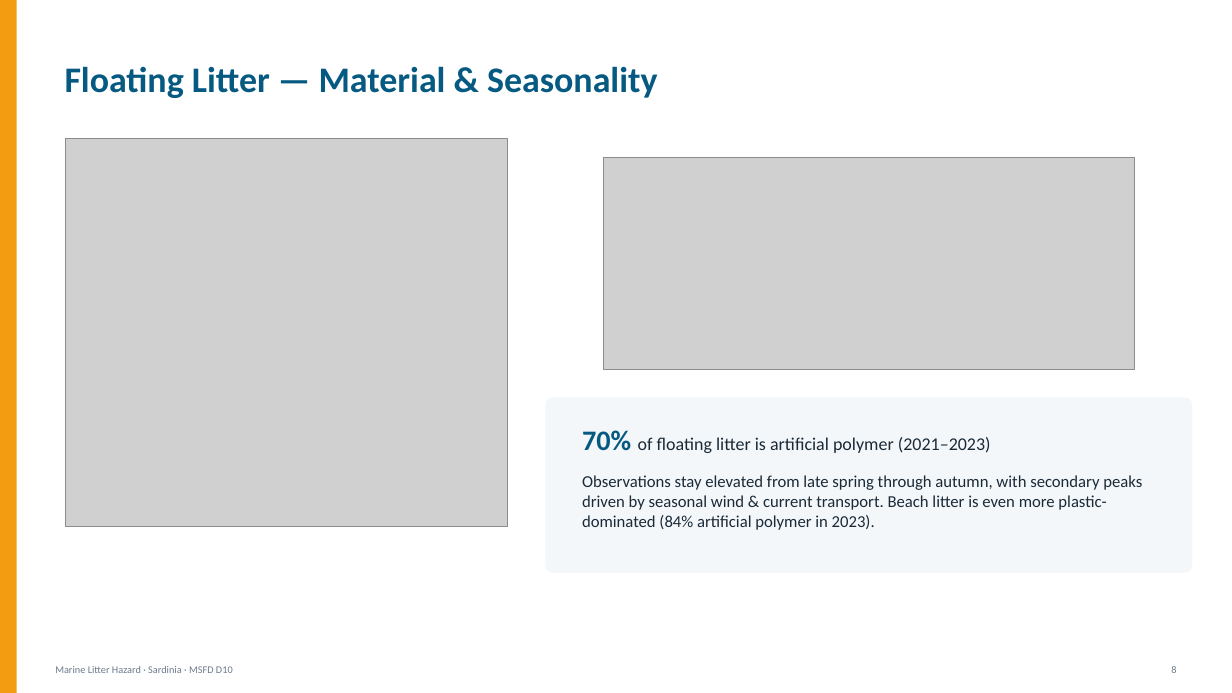
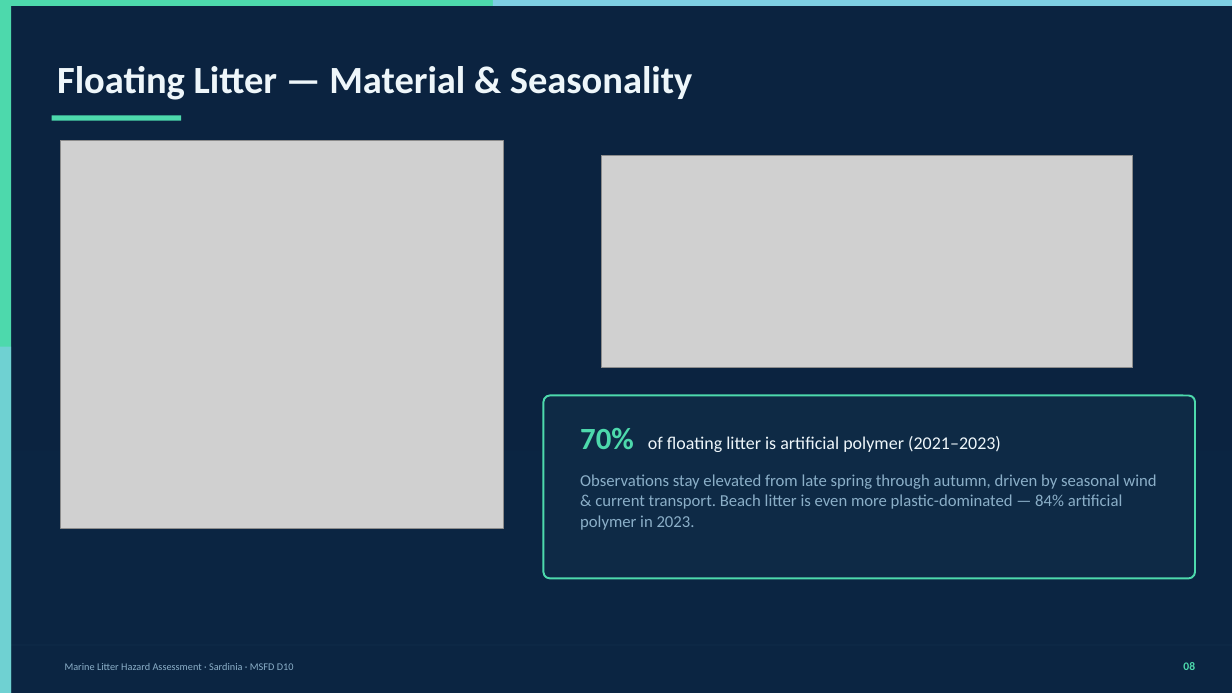
Before and after one commit to daniele22-u/hhe-labsardinia, a slide deck: slide 9 of Marine_Litter_Hazard_Sardinia.pptx. Drawn at 1232x693 pixels with LibreOffice and Linux fonts; fonts in the diff are those of the drawing; grey boxes stand for pictures. Boxes give left, top, right and bottom in pixels: in the first picture for what was removed or moved away, otherwise in the second. Text is boxed around its words. In the diff, an @@ line names an element or a change of style, - is before the commit and + after.

```diff
--- a/Marine_Litter_Hazard_Sardinia.pptx
+++ b/Marine_Litter_Hazard_Sardinia.pptx
@@ background #FFFFFF to #0B2340 @@
@@ rectangle: place and size @@
-rectangle at box(0, 0, 17, 693)
+rectangle at box(0, 6, 11, 693)
@@ rectangle at box(0, 6, 11, 693): fill #F39C12 to #4DD9AC @@
@@ rectangle added at box(0, 0, 1232, 6), fill #4DD9AC @@
@@ rectangle added at box(493, 0, 1232, 6), fill #7ECEE3 @@
@@ text "Floating Litter — Material & ...": place and size @@
-text "Floating Litter — Material & ..." at box(65, 66, 657, 98)
+text "Floating Litter — Material & ..." at box(57, 66, 693, 100)
@@ text "Floating Litter — Material & ..." at box(57, 66, 693, 100): size 28 to 30 pt, text colour #065A82 to #EEF6FA @@
@@ rectangle added at box(52, 116, 181, 121), fill #4DD9AC @@
@@ picture: place and size @@
-picture at box(66, 139, 508, 527)
+picture at box(61, 140, 504, 529)
@@ rectangle added at box(0, 347, 11, 693), fill #7ECEE3 at 70% opacity @@
@@ rounded rectangle: place and size @@
-rounded rectangle at box(545, 397, 1192, 573)
+rounded rectangle at box(543, 396, 1195, 579)
@@ rounded rectangle at box(543, 396, 1195, 579): fill #F4F7F9 to #0F2C47 at 85% opacity; outline none to #4DD9AC 1.5 pt; proportions changed @@
@@ text "70% of floating litter is ..." at box(580, 428, 1001, 452): size 22 to 24 pt, text colour #065A82 to #4DD9AC in "70%"; text colour #1A2A38 to #EEF6FA @@
@@ rectangle added at box(0, 451, 1232, 693), fill #0D2845 at 40% opacity @@
@@ text at box(580, 474, 1156, 530): text changed; text colour #1A2A38 to #8BAFC8 @@
-Observations stay elevated from late spring through autumn, with secondary peaks driven by seasonal wind & current transport. Beach litter is even more plastic-dominated (84% artificial polymer in 2023).
+Observations stay elevated from late spring through autumn, driven by seasonal wind & current transport. Beach litter is even more plastic-dominated — 84% artificial polymer in 2023.
@@ rectangle added at box(0, 645, 1232, 645), fill #1E4060 @@
@@ text at box(65, 663, 294, 670): text changed; text colour #6B7B8C to #8BAFC8 @@
-Marine Litter Hazard · Sardinia · MSFD D10
+Marine Litter Hazard Assessment · Sardinia · MSFD D10
@@ text removed at box(1171, 666, 1176, 673) @@
-8
@@ text added at box(1183, 662, 1195, 670), 9 pt, text #4DD9AC, bold @@
+08
```
Also in this commit, not shown: 29 other slides changed, 2 other files.
